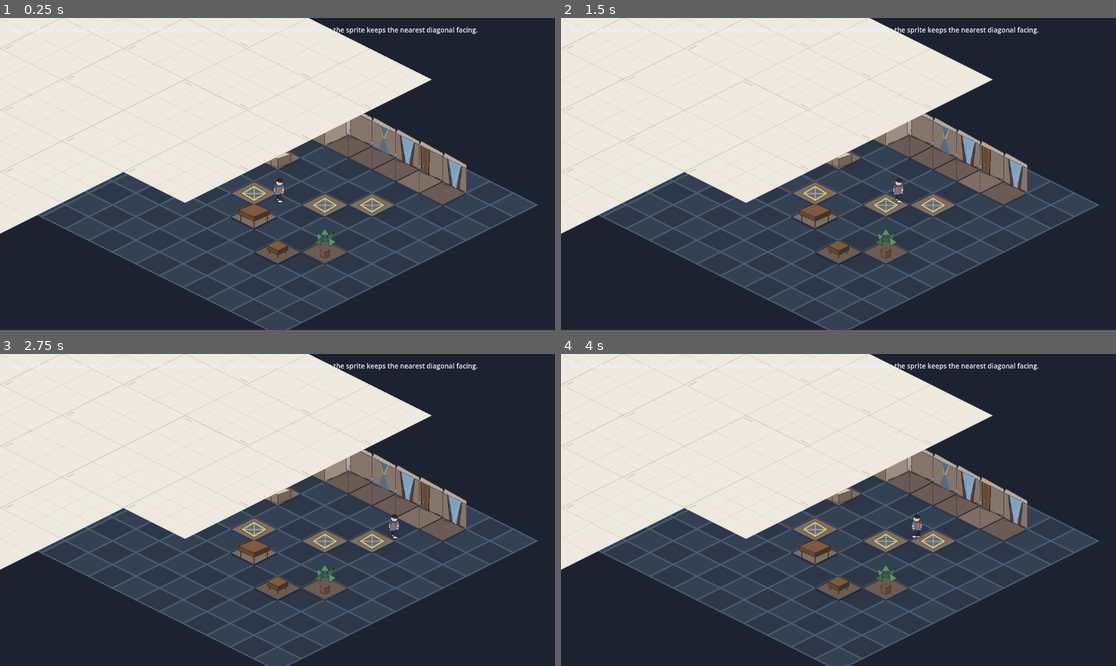
Above: before the commit, frames 1-4 (two rows, left to right).
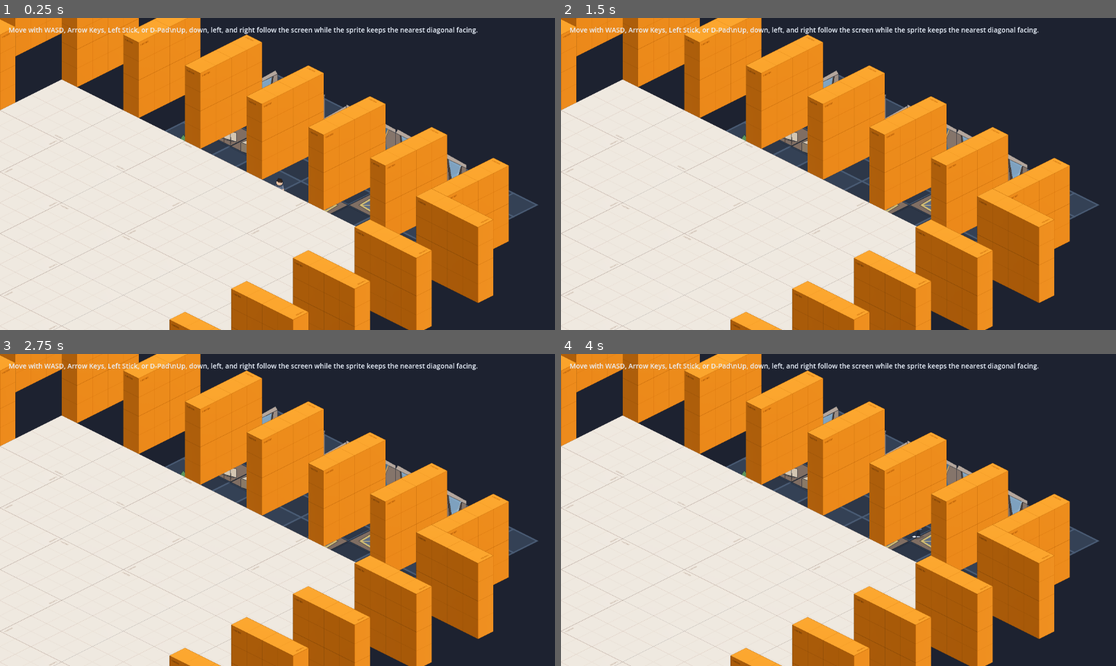
Above: after the commit, the same moments.

Repository: nagolyhprum/deaths-design
Game: Godot game, scene res://scenes/main.tscn
Same seed, same stepped clock (60 frames per second), same inputs: the game is played once before the commit and once after it.
Inputs (mouse positions are in pixels of both pictures, inside the frame that each line leads up to):
- Up to frame 1 (0.25 s): no input
- Up to frame 2 (1.5 s): tap Enter at 0.5 s; move the mouse to (960, 158) at 0.52 s; hold D (move_right) 0.53-1.25 s; hold Shift 0.53-1.25 s; click (960, 158) at 0.67 s; tap Space at 1.25 s; drag from (727, 189) to (810, 236) at 1.27 s
- Up to frame 3 (2.75 s): tap Enter at 2 s; move the mouse to (333, 441) at 2.02 s; hold D (move_right) from 2.03 s (still down); tap Ctrl at 2.1 s
- Up to frame 4 (4 s): release D (move_right) at 2.75 s; drag from (810, 572) to (672, 463) at 2.77 s; tap Space at 3.5 s; move the mouse to (1005, 556) at 3.52 s; hold A (move_left) from 3.53 s (still down); tap Alt at 3.6 s

The runs differ from the first frame. In frame 1, 68% of the frame differs, in the area x 0-92%, y 0-100%; in frame 2, 68%; in frame 3, 68%; in frame 4, 68%.

Commit message:
Phase 1 chunk 1: worldgen scaffolding + trivial seeded generator
Foundation for the world-generation feature per planning/world_gen.md:

- TileMeta autoload with Category, Socket, and Direction enums. Direction
  encodes the project-wide NWES atlas convention (N=0, W=1, E=2, S=3).
- RngStreams helper for splitting a base seed into deterministic
  named sub-streams plus derived child seeds.
- BuildingGen + WorldGen @tool scripts with Generate / Randomize Seed
  inspector buttons. Trivial generator fills floors and walls a ring
  to prove the pipeline end-to-end; WFC lands in chunk 2.
- WorldGen orchestrates child BuildingGen nodes, deriving per-building
  seeds from a single world seed. BuildingGen skips self-generation
  when a WorldGen parent will orchestrate it, avoiding a wasted
  first-pass generate with seed=0.
- GUT unit tests covering RngStreams determinism (same seed →
  same sequences, different seeds / stream names / derive tags diverge).

test_level.gd and main.tscn are intentionally left untouched so the
existing responsive layout + player positioning keeps working while
the new TileMapLayer pipeline renders alongside it. Full removal
lands in a later chunk once player positioning is wired through.

Co-Authored-By: Claude Opus 4.7 (1M context) <noreply@anthropic.com>

Diff:
--- a/project.godot
+++ b/project.godot
@@ -18,6 +18,10 @@
 run/main_scene="res://scenes/main.tscn"
 config/features=PackedStringArray("4.6", "GL Compatibility")
 config/icon="res://icon.svg"
+
+[autoload]
+
+TileMeta="*res://scripts/tile_meta.gd"
 
 [editor_plugins]
 
--- a/scenes/building_gen.tscn
+++ b/scenes/building_gen.tscn
@@ -1,8 +1,10 @@
-[gd_scene format=4 uid="uid://dqsmwkr1bp30s"]
+[gd_scene load_steps=3 format=4 uid="uid://dqsmwkr1bp30s"]
 
 [ext_resource type="TileSet" uid="uid://cl2dfs5v10g8d" path="res://assets/tiles/building_tiles.tres" id="1_yiomk"]
+[ext_resource type="Script" path="res://scripts/building_gen.gd" id="2_bldgn"]
 
 [node name="BuildingGen" type="Node2D" unique_id=1252004849]
+script = ExtResource("2_bldgn")
 
 [node name="TileMapLayer" type="TileMapLayer" parent="." unique_id=2146568138]
 tile_map_data = PackedByteArray("AAD//wAACQAAAAAAAAAAAP//CQAAAAAAAAAAAAAACQAAAAAAAAAAAAEACQAAAAAAAAD//wEACQAAAAAAAAD+/w …(624 unchanged characters)…
--- a/scenes/world_gen.tscn
+++ b/scenes/world_gen.tscn
@@ -1,9 +1,11 @@
-[gd_scene format=3 uid="uid://50pyd26mk7p3"]
+[gd_scene load_steps=4 format=3 uid="uid://50pyd26mk7p3"]
 
 [ext_resource type="PackedScene" uid="uid://dqsmwkr1bp30s" path="res://scenes/building_gen.tscn" id="1_syqki"]
 [ext_resource type="TileSet" uid="uid://b5pasaea7w228" path="res://assets/tiles/outdoor_tiles.tres" id="2_v8aan"]
+[ext_resource type="Script" path="res://scripts/world_gen.gd" id="3_wrldg"]
 
-[node name="Node2D" type="Node2D" unique_id=155974679]
+[node name="WorldGen" type="Node2D" unique_id=155974679]
+script = ExtResource("3_wrldg")
 
 [node name="BuildingGen" parent="." unique_id=1252004849 instance=ExtResource("1_syqki")]
 
--- /dev/null
+++ b/scripts/building_gen.gd
@@ -0,0 +1,78 @@
+@tool
+class_name BuildingGen
+extends Node2D
+
+# Chunk 1 trivial generator: floor fill with a ring of walls. No WFC yet.
+# Replaced in Chunk 2 with the real tile-WFC generator.
+
+const FLOOR_SOURCE_ID := 9
+const FLOOR_ROW := 0
+const FLOOR_VARIANT_COUNT := 4
+
+const WALL_SOURCE_ID := 4
+const WALL_ROW := 0
+
+@export var building_seed: int = 0
+@export var room_size: Vector2i = Vector2i(8, 8)
+
+@export_tool_button("Generate") var _generate_btn := generate
+@export_tool_button("Randomize Seed") var _randomize_btn := randomize_building_seed
+
+
+func _ready() -> void:
+	if Engine.is_editor_hint():
+		return
+	# Skip self-generation when a WorldGen parent will orchestrate us. Otherwise
+	# (running this scene standalone) generate with whatever seed is set.
+	if get_parent() is WorldGen:
+		return
+	generate()
+
+
+func randomize_building_seed() -> void:
+	building_seed = randi()
+	generate()
+
+
+func generate() -> void:
+	var layer := _get_tile_map_layer()
+	if layer == null:
+		push_warning("BuildingGen: expected a TileMapLayer child")
+		return
+	layer.clear()
+
+	var streams := RngStreams.new(building_seed)
+	var floor_rng := streams.stream("floor_variants")
+
+	var max_x := room_size.x - 1
+	var max_y := room_size.y - 1
+	for y in range(room_size.y):
+		for x in range(room_size.x):
+			var cell := Vector2i(x, y)
+			var wall_dir := _wall_direction(x, y, max_x, max_y)
+			if wall_dir != -1:
+				layer.set_cell(cell, WALL_SOURCE_ID, Vector2i(wall_dir, WALL_ROW))
+			else:
+				var variant: int = floor_rng.randi() % FLOOR_VARIANT_COUNT
+				layer.set_cell(cell, FLOOR_SOURCE_ID, Vector2i(variant, FLOOR_ROW))
+
+
+# Returns the atlas x-coord of the wall direction at this cell, or -1 if the
+# cell is interior. Direction index follows TileMeta.Direction (N=0, W=1, E=2, S=3).
+func _wall_direction(x: int, y: int, max_x: int, max_y: int) -> int:
+	if y == 0:
+		return TileMeta.Direction.NORTH
+	if y == max_y:
+		return TileMeta.Direction.SOUTH
+	if x == 0:
+		return TileMeta.Direction.WEST
+	if x == max_x:
+		return TileMeta.Direction.EAST
+	return -1
+
+
+func _get_tile_map_layer() -> TileMapLayer:
+	for child in get_children():
+		if child is TileMapLayer:
+			return child
+	return null
--- /dev/null
+++ b/scripts/rng_streams.gd
@@ -0,0 +1,35 @@
+class_name RngStreams
+extends RefCounted
+
+# Splits a single base seed into deterministic named sub-streams, so every
+# generation concern (layout, wfc, furniture, hazards, ...) draws from its own
+# RNG without interfering with the others. Adding a new stream in the future
+# does not perturb existing ones.
+#
+# Usage:
+#   var streams := RngStreams.new(world_seed)
+#   var layout_rng := streams.stream("layout")
+#   var wfc_rng := streams.stream("wfc")
+#   var building_seed := streams.derive_seed("building", Vector2i(2, 3))
+
+var _base_seed: int
+
+
+func _init(base_seed: int) -> void:
+	_base_seed = base_seed
+
+
+func stream(stream_name: String) -> RandomNumberGenerator:
+	var rng := RandomNumberGenerator.new()
+	rng.seed = hash([_base_seed, stream_name])
+	return rng
+
+
+func derive_seed(tag: String, extra: Variant = null) -> int:
+	if extra == null:
+		return hash([_base_seed, tag])
+	return hash([_base_seed, tag, extra])
+
+
+func base_seed() -> int:
+	return _base_seed
--- /dev/null
+++ b/scripts/tile_meta.gd
@@ -0,0 +1,34 @@
+extends Node
+
+# Project-wide tile metadata enums. Registered as the `TileMeta` autoload.
+#
+# Values are the integers stored in TileSet custom-data layers. Keep the
+# underlying int values stable once a TileSet has been authored with them —
+# renaming an enum member is fine, but reordering breaks existing data.
+
+enum Category {
+	FLOOR,
+	WALL,
+	DOOR,
+	FURNITURE,
+	HAZARD,
+	STAIR_UP,
+	STAIR_DOWN,
+}
+
+enum Socket {
+	EMPTY,
+	FLOOR,
+	WALL,
+	DOOR,
+}
+
+# Atlas x-coord encodes direction for every atlas source in the project:
+# N=0, W=1, E=2, S=3 (NWES). Pass a Direction rather than a raw int so the
+# convention is enforced in one place.
+enum Direction {
+	NORTH = 0,
+	WEST = 1,
+	EAST = 2,
+	SOUTH = 3,
+}
--- /dev/null
+++ b/scripts/world_gen.gd
@@ -0,0 +1,34 @@
+@tool
+class_name WorldGen
+extends Node2D
+
+# Orchestrates building generation across the world. For Chunk 1 this just
+# iterates any BuildingGen children in the scene, derives each one a seed
+# from the single world seed, and asks them to regenerate.
+
+@export var world_seed: int = 0
+
+@export_tool_button("Generate") var _generate_btn := generate
+@export_tool_button("Randomize Seed") var _randomize_btn := randomize_world_seed
+
+
+func _ready() -> void:
+	if Engine.is_editor_hint():
+		return
+	generate()
+
+
+func randomize_world_seed() -> void:
+	world_seed = randi()
+	generate()
+
+
+func generate() -> void:
+	var streams := RngStreams.new(world_seed)
+	var index := 0
+	for child in get_children():
+		if child is BuildingGen:
+			var building: BuildingGen = child
+			building.building_seed = streams.derive_seed("building", index)
+			building.generate()
+			index += 1
--- /dev/null
+++ b/test/unit/test_rng_streams.gd
@@ -0,0 +1,58 @@
+extends GutTest
+
+# Exercises the core determinism guarantee: same base seed must produce
+# identical sub-streams, derived seeds, and RNG sequences across runs.
+# Different seeds or different stream names must produce different values.
+
+
+func test_same_seed_same_stream_produces_same_sequence() -> void:
+	var a := RngStreams.new(12345).stream("layout")
+	var b := RngStreams.new(12345).stream("layout")
+	for i in range(10):
+		assert_eq(a.randi(), b.randi(), "stream %d" % i)
+
+
+func test_different_seeds_diverge() -> void:
+	var a := RngStreams.new(1).stream("layout")
+	var b := RngStreams.new(2).stream("layout")
+	var any_divergence := false
+	for i in range(10):
+		if a.randi() != b.randi():
+			any_divergence = true
+			break
+	assert_true(any_divergence, "different seeds should produce different sequences")
+
+
+func test_different_stream_names_diverge() -> void:
+	var a := RngStreams.new(42).stream("layout")
+	var b := RngStreams.new(42).stream("wfc")
+	var any_divergence := false
+	for i in range(10):
+		if a.randi() != b.randi():
+			any_divergence = true
+			break
+	assert_true(any_divergence, "different stream names should produce different sequences")
+
+
+func test_derive_seed_is_deterministic() -> void:
+	var s1 := RngStreams.new(777).derive_seed("building", 3)
+	var s2 := RngStreams.new(777).derive_seed("building", 3)
+	assert_eq(s1, s2)
+
+
+func test_derive_seed_varies_with_extra() -> void:
+	var a := RngStreams.new(777).derive_seed("building", 0)
+	var b := RngStreams.new(777).derive_seed("building", 1)
+	assert_ne(a, b)
+
+
+func test_derive_seed_varies_with_tag() -> void:
+	var a := RngStreams.new(777).derive_seed("building", 0)
+	var b := RngStreams.new(777).derive_seed("street", 0)
+	assert_ne(a, b)
+
+
+func test_derive_seed_no_extra() -> void:
+	var a := RngStreams.new(777).derive_seed("outdoor")
+	var b := RngStreams.new(777).derive_seed("outdoor")
+	assert_eq(a, b)
Not shown, added: task-records/2026-04-22-12-35-worldgen-phase-1-chunk-1/notes.md
Not shown, added: task-records/2026-04-22-12-35-worldgen-phase-1-chunk-1/original-prompt.md
